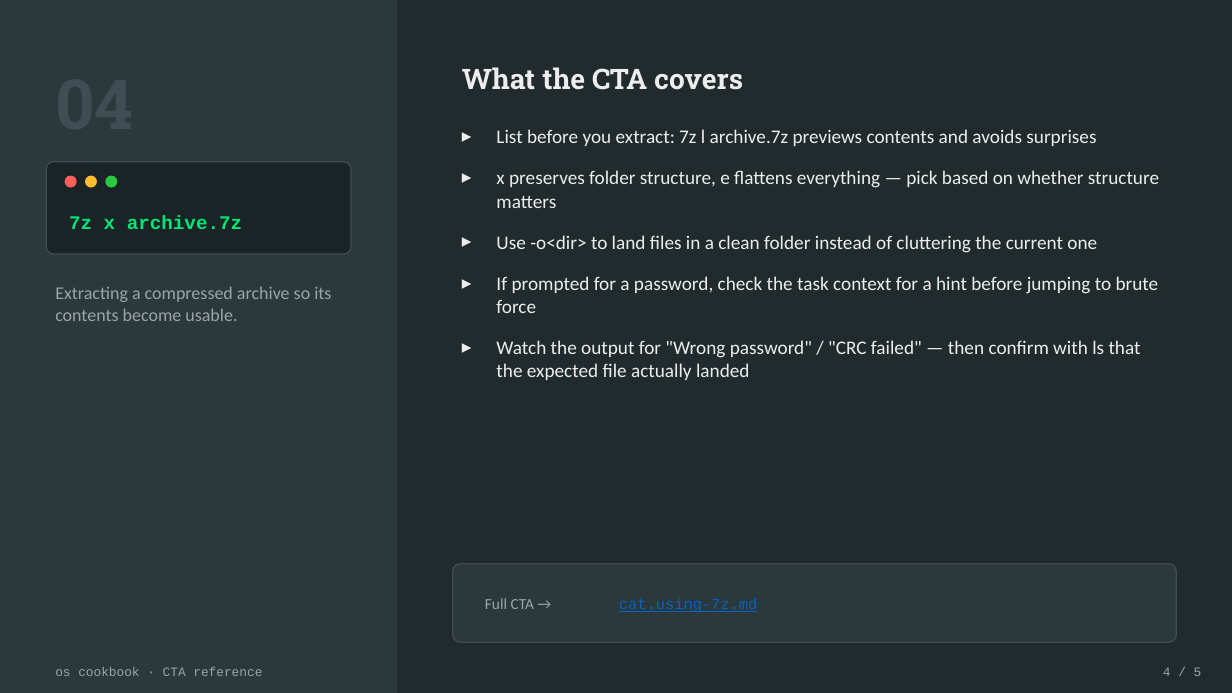
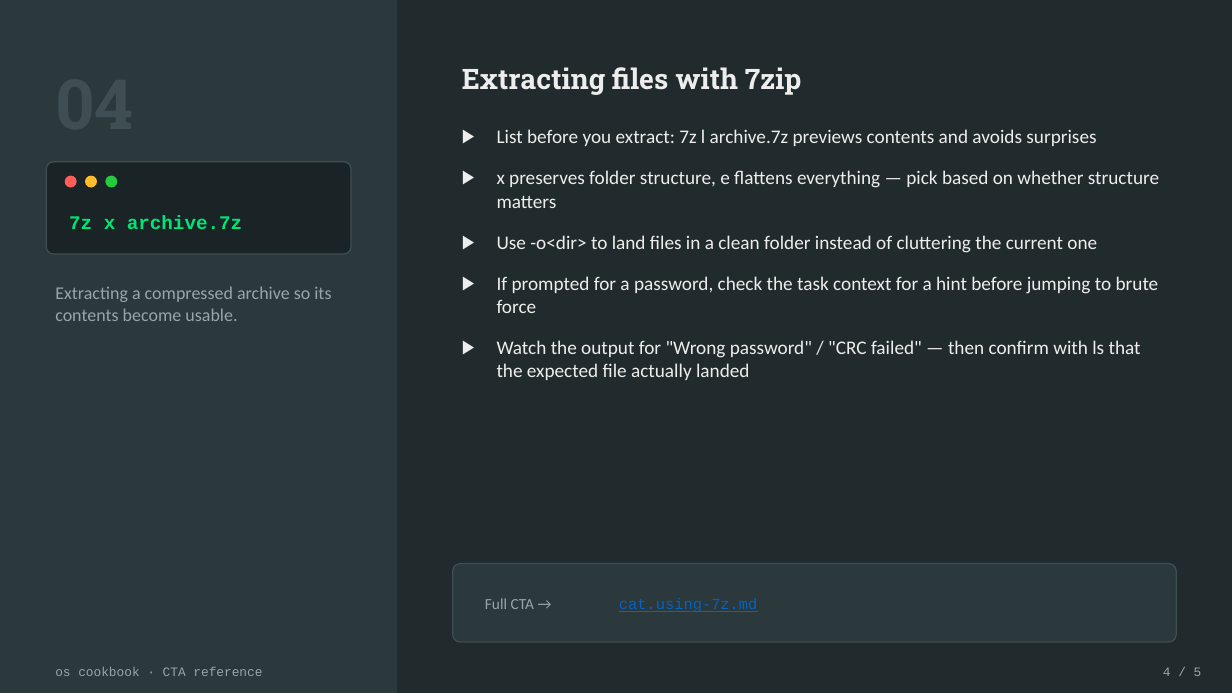
Before and after one commit to carteras/cookbook, a slide deck: slide 5 of os/lectures/11.S2.week1.1-operator-basics.pptx. Drawn at 1232x693 pixels with LibreOffice and Linux fonts; fonts in the diff are those of the drawing. Boxes give left, top, right and bottom in pixels: in the first picture for what was removed or moved away, otherwise in the second. Text is boxed around its words. In the diff, an @@ line names an element or a change of style, - is before the commit and + after.

```diff
--- a/os/lectures/11.S2.week1.1-operator-basics.pptx
+++ b/os/lectures/11.S2.week1.1-operator-basics.pptx
@@ text at box(462, 67, 802, 95): text changed @@
-What the CTA covers
+Extracting files with 7zip
@@ text "List before you extract: 7z ..." at box(497, 129, 1159, 380): bullet ▸ to ▶ @@
```
Also in this commit, not shown: 4 other slides changed.
